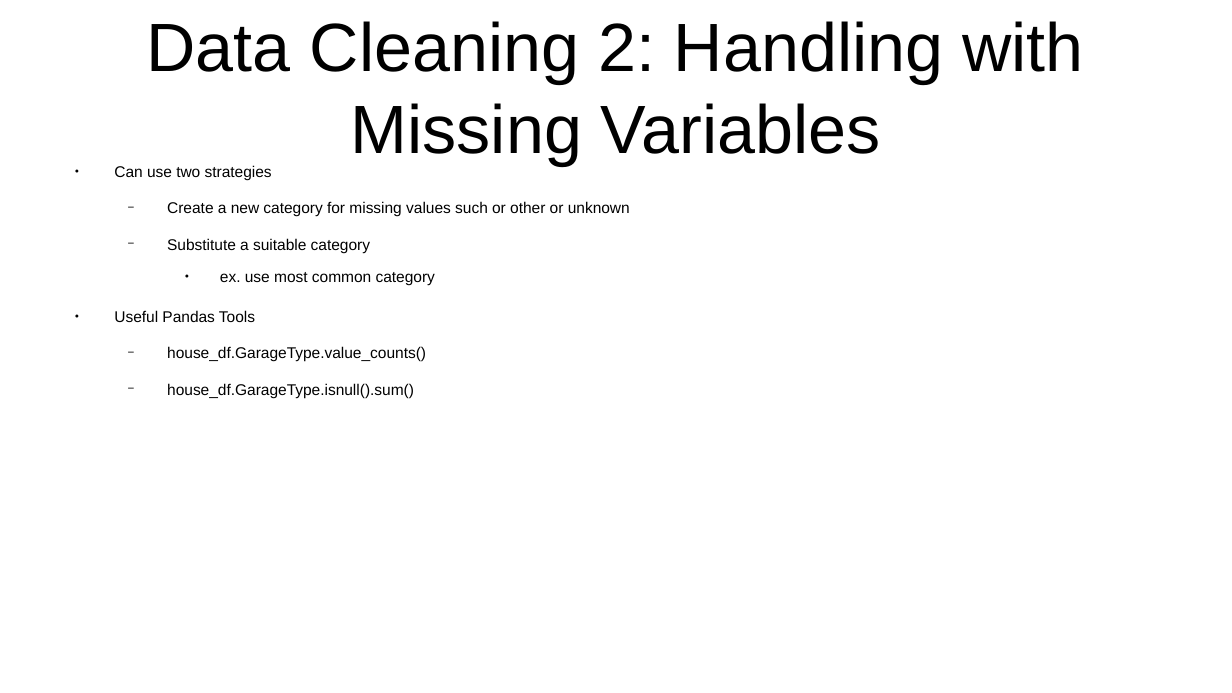
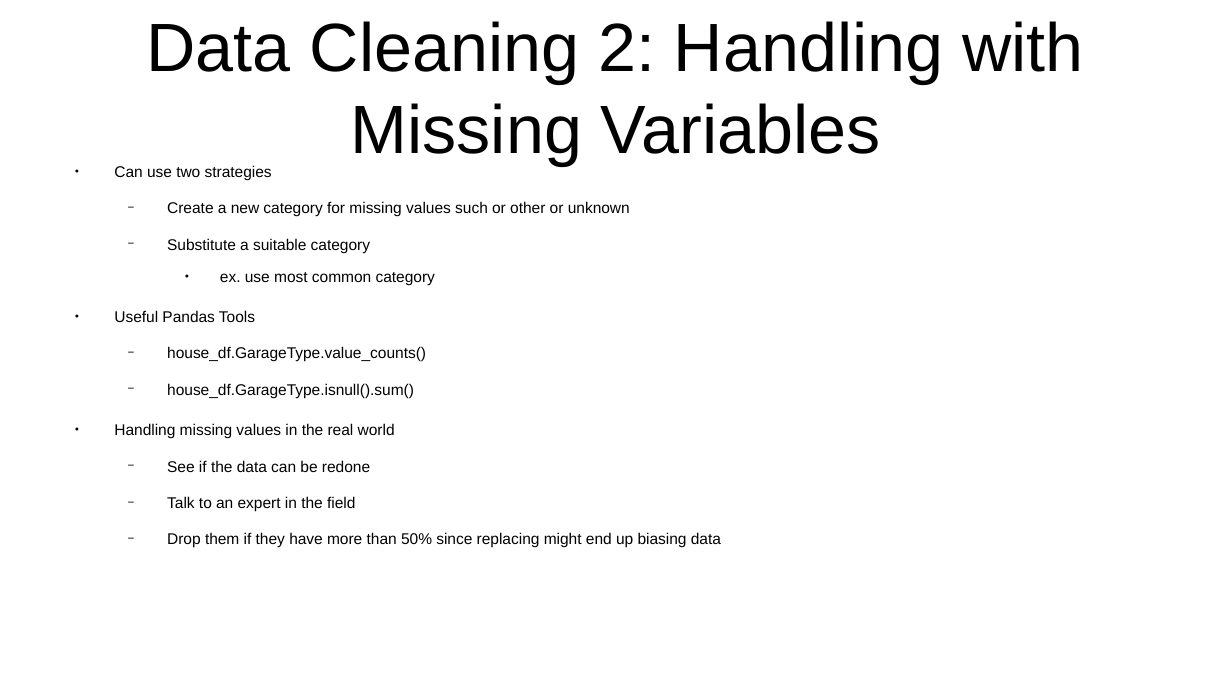
Before and after one commit to CharlesStockman/dataScience, a slide deck: slide 12 of magnimindAcademy/data_exploration/DataExploration.odp. Drawn at 1232x693 pixels with LibreOffice and Linux fonts; fonts in the diff are those of the drawing. Boxes give left, top, right and bottom in pixels: in the first picture for what was removed or moved away, otherwise in the second. Text is boxed around its words. In the diff, an @@ line names an element or a change of style, - is before the commit and + after.

```diff
--- a/magnimindAcademy/data_exploration/DataExploration.odp
+++ b/magnimindAcademy/data_exploration/DataExploration.odp
@@ text at (114,423,721,548): paragraphs added @@
+● Handling missing values in the real world
+  − See if the data can be redone
+  − Talk to an expert in the field
+  − Drop them if they have more than 50% since replacing might end up biasing data
```
Also in this commit, not shown: 5 other slides changed, 4 other files.
